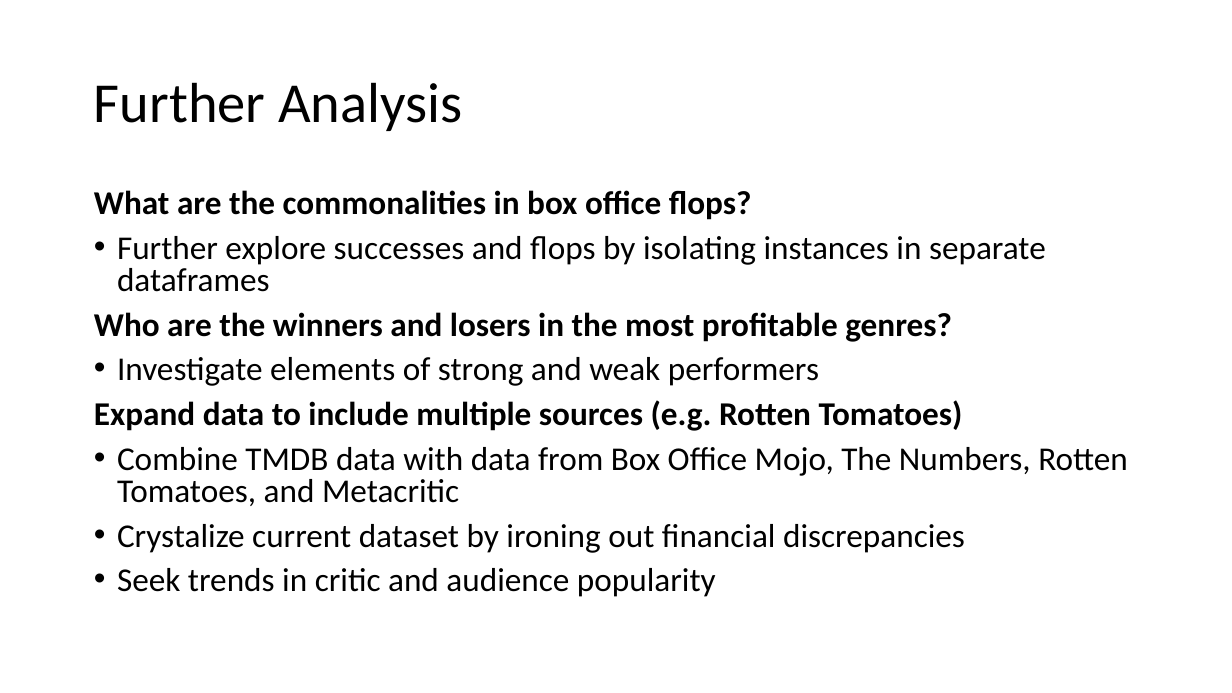
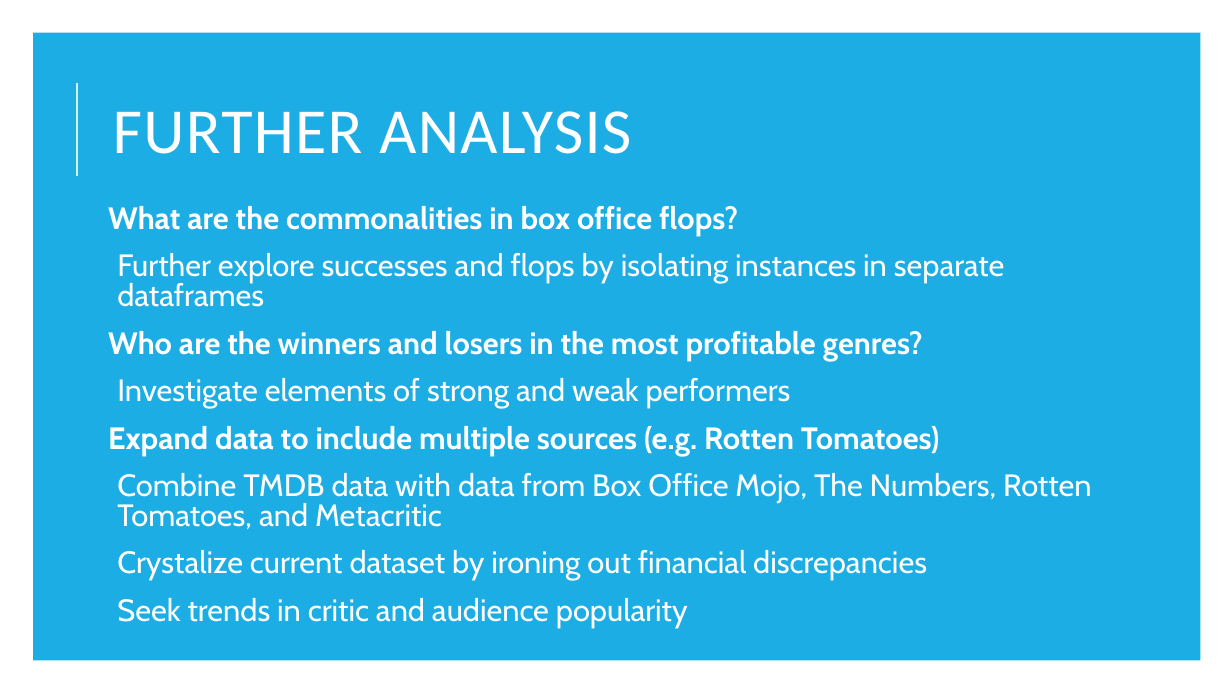
Before and after one commit to Drymander/dsc-phase-1-project, a slide deck: slide 11 of images/Box Office Analysis.pptx. Drawn at 1232x693 pixels with LibreOffice and Linux fonts; fonts in the diff are those of the drawing. Boxes give left, top, right and bottom in pixels: in the first picture for what was removed or moved away, otherwise in the second. Text is boxed around its words. In the diff, an @@ line names an element or a change of style, - is before the commit and + after.

```diff
--- a/images/Box Office Analysis.pptx
+++ b/images/Box Office Analysis.pptx
@@ background #FFFFFF to #000000 @@
@@ rectangle added at box(0, 0, 1232, 693), fill #FFFFFF @@
@@ rectangle added at box(33, 32, 1201, 661), fill #1CADE4 @@
@@ line added from (77, 176) to (77, 83), #D2EFFA 1.5 pt @@
@@ title at box(113, 111, 631, 154): text changed; size 44 to 50 pt; text colour #000000 to #FFFFFF @@
-Further Analysis
+FURTHER ANALYSIS
@@ text "What are the commonalities in ...": place and size @@
-text "What are the commonalities in ..." at box(94, 190, 1128, 597)
+text "What are the commonalities in ..." at box(108, 206, 1091, 628)
@@ text "What are the commonalities in ..." at box(108, 206, 1091, 628): size 25.9 to 24 pt, font Calibri to Cabin, text colour #000000 to #FFFFFF; more space between paragraphs; bullet • to   @@
```
Also in this commit, not shown: 4 other slides changed, 6 slides added, 6 slides removed, 2 other files.
